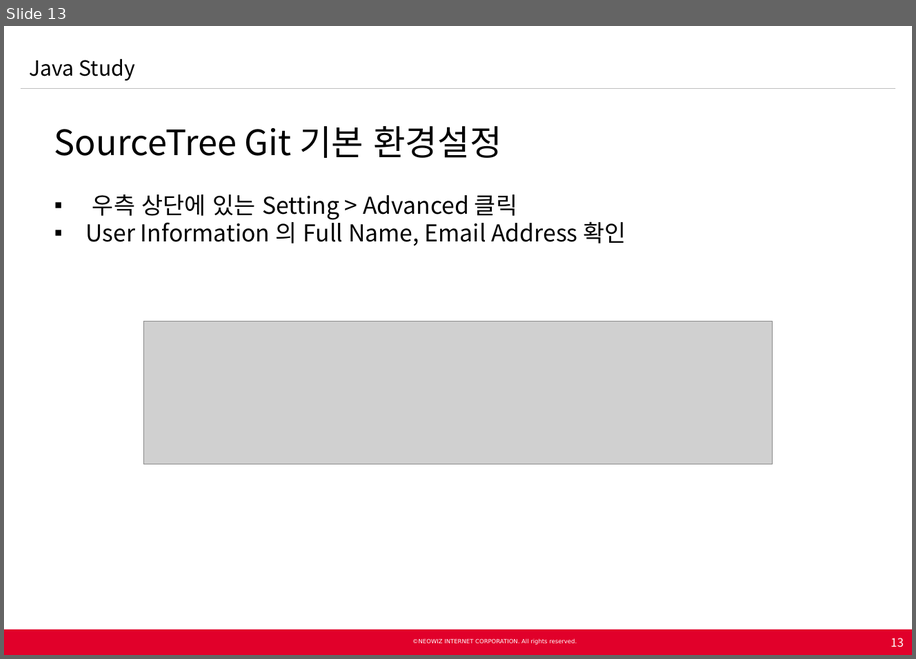
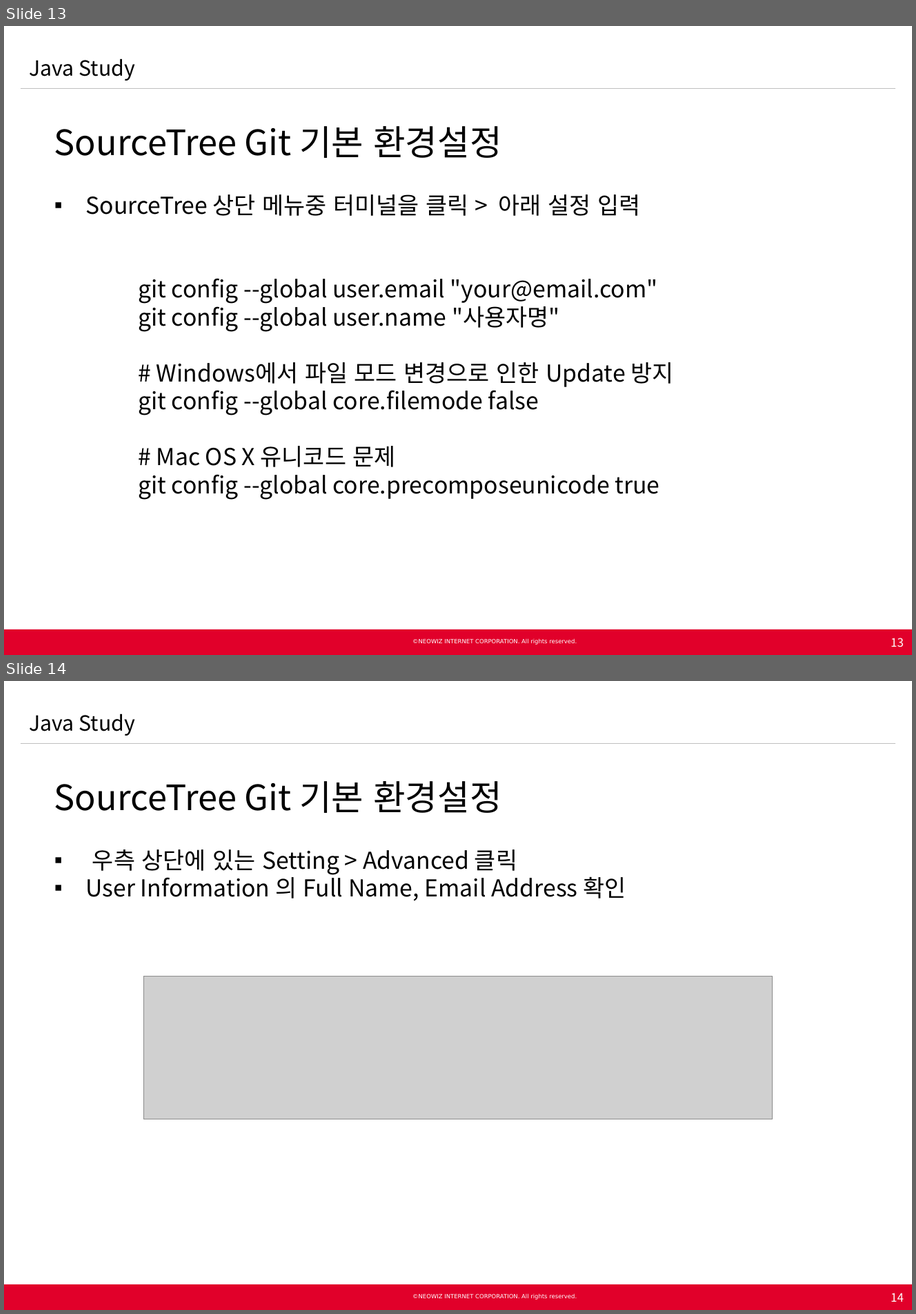
Before and after one commit to Neowizen/JavaStudy, a slide deck: Document/[2015.02.11] Java Study 0차.pptx. Shown one above the other, each under a label of ours: slide 13 before the commit, slides 13 and 14 after it. The pictures are 916x659 and 916x1314 pixels, drawn with LibreOffice and Linux fonts; fonts in the diff are those of the drawing; grey boxes stand for pictures; background and template pictures are left out. Boxes give left, top, right and bottom in pixels: in the first picture for what was removed or moved away, otherwise in the second. Text is boxed around its words. In the diff, an @@ line names an element or a change of style, - is before the commit and + after.

Commit message:
스터디 준비 문서 Git 환경설정 추가

```diff
--- a/Document/[2015.02.11] Java Study 0차.pptx
+++ b/Document/[2015.02.11] Java Study 0차.pptx
@@ slide 13 added at (4,26,912,655), background #FFFFFF; not listed: 5 template elements that a slide beside it also shows @@
@@ text added at (29,58,136,81), 18 pt, text #000000 @@
+Java Study
@@ text added at (54,126,674,499), 20 pt, text #000000 @@
+  SourceTree Git 기본 환경설정
+  ▪ SourceTree 상단 메뉴중 터미널을 클릭 > 아래 설정 입력
+      git config --global user.email "your@email.com"
+      git config --global user.name "사용자명"
+      # Windows에서 파일 모드 변경으로 인한 Update 방지
+      git config --global core.filemode false
+      # Mac OS X 유니코드 문제
+      git config --global core.precomposeunicode true
@@ page number added at (891,637,904,647), 10 pt, text #FFFFFF @@
+13
@@ what was slide 13 is now slide 14 @@
@@ page number at (891,1292,904,1301): text changed @@
-13
+14
```
